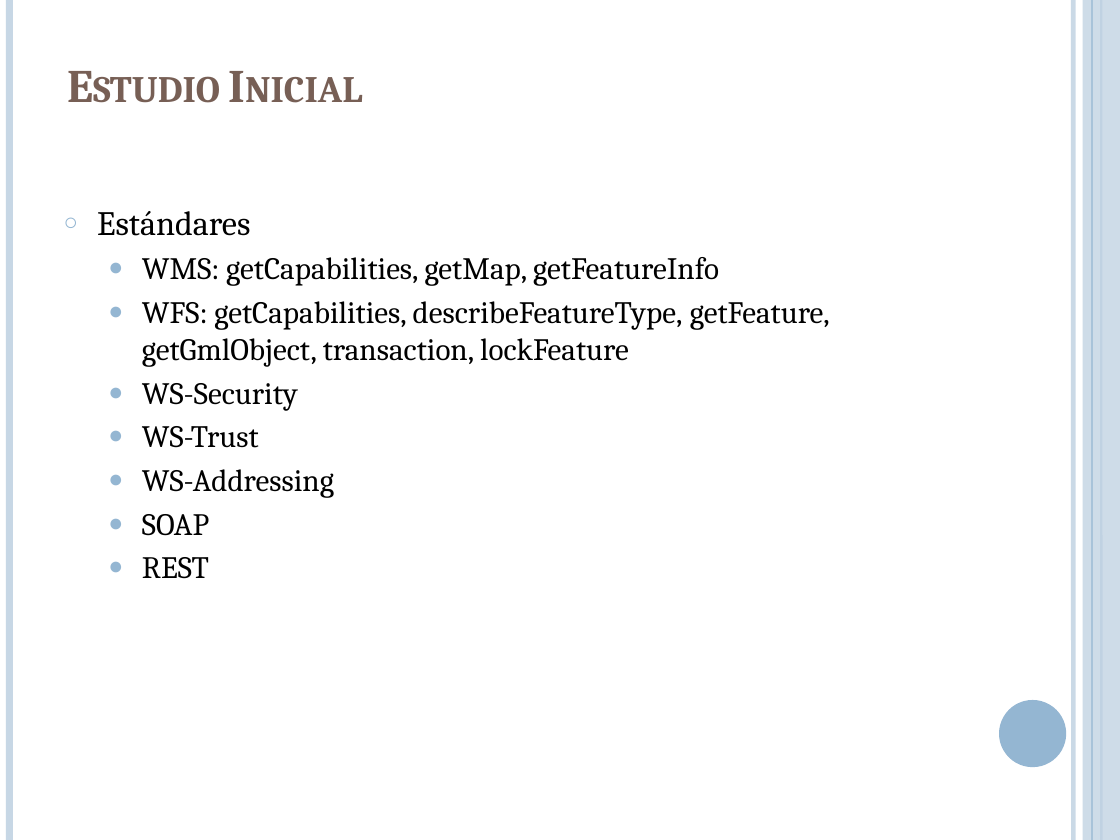
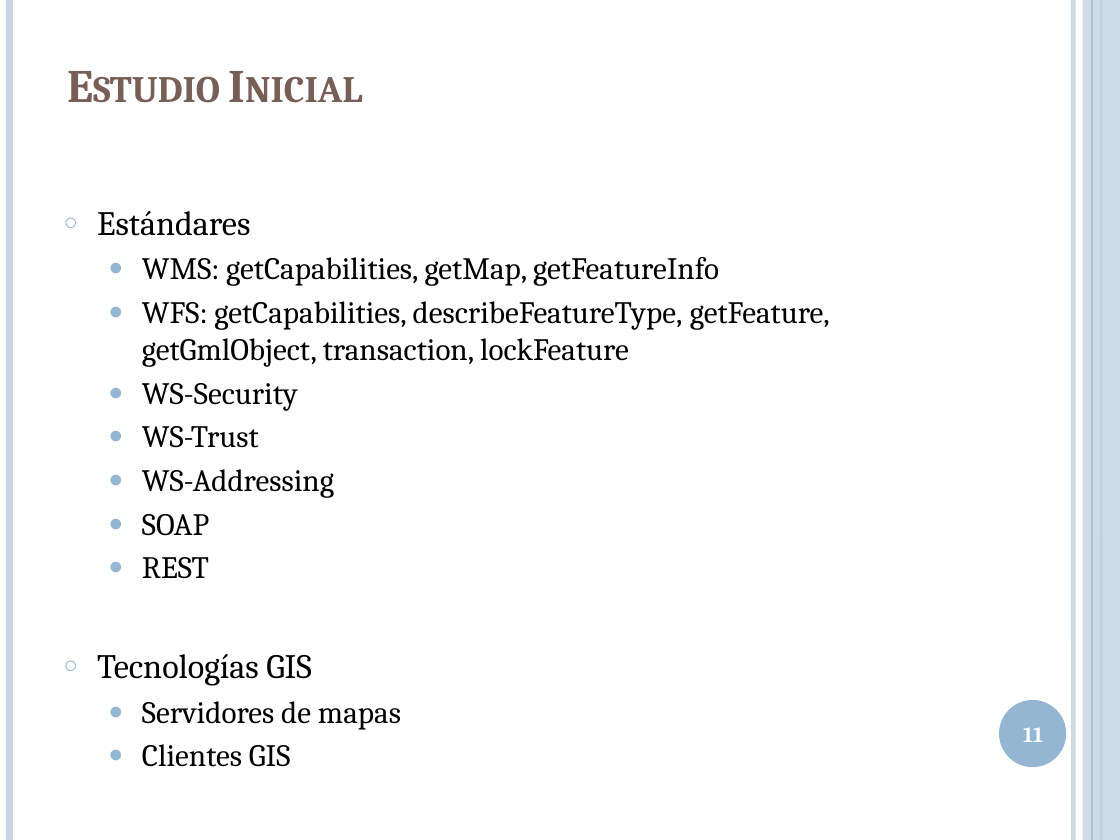
Before and after one commit to lcpaso1/integracion-gis-pge, a slide deck: slide 11 of Presentacion.pptx (slide 12 before the commit). Drawn at 1120x840 pixels with LibreOffice and Linux fonts; fonts in the diff are those of the drawing. Boxes give left, top, right and bottom in pixels: in the first picture for what was removed or moved away, otherwise in the second. Text is boxed around its words. In the diff, an @@ line names an element or a change of style, - is before the commit and + after.

```diff
--- a/Presentacion.pptx
+++ b/Presentacion.pptx
@@ text at <box>97,654,401,767</box>: paragraphs added @@
+○ Tecnologías GIS
+  ● Servidores de mapas
+  ● Clientes GIS
@@ page number added at <box>1023,727,1043,742</box>, 14 pt, text #FFFFFF, bold @@
+11
```
Also in this commit, not shown: 24 other slides changed, 5 slides added, 4 slides removed.
